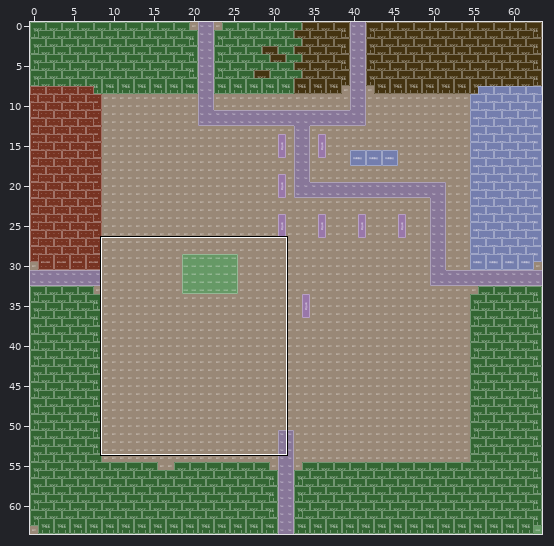
Tiled map, stored at maps/2.tmx. The first picture is a wide view before the edit; the outline marks the close-up.
Close-up. First the earlier version:
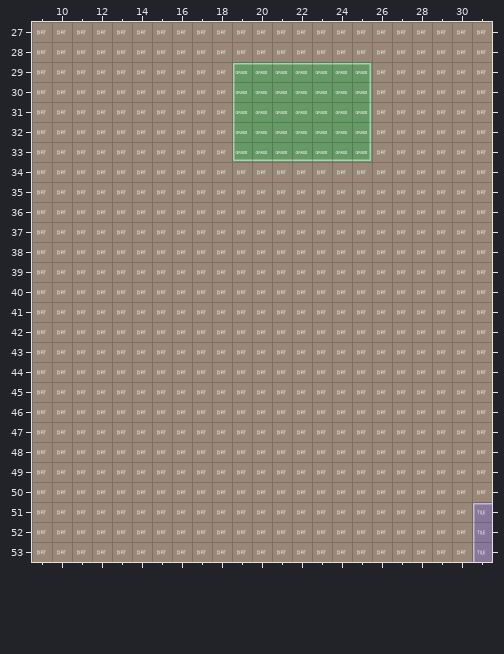
Cells are 64x64 px. Shown: x 9..31, y 27..53. The commit also changed other parts of the map, which this record leaves out.
After:
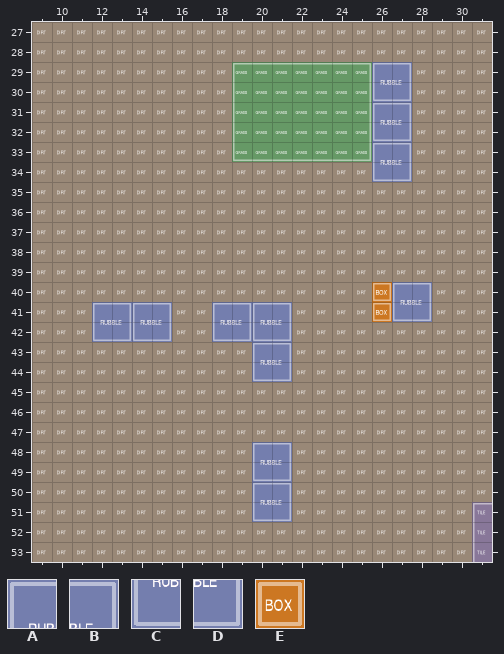
Key: from "object_tileset": A 20, B 21, C 28, D 29, E 56.
_ is an empty cell.
The exact change:
Layer "static objects":
Tile A is added in row 29 at x 26; in row 31 at x 26; in row 33 at x 26; in row 40 at x 27; in row 41 at x 12, 14, 18 and 20; in row 43 at x 20.
Tile A is added in row 48 at x 20; in row 50 at x 20.
Tile B is added in row 29 at x 27; in row 31 at x 27; in row 33 at x 27; in row 40 at x 28; in row 41 at x 13, 15, 19 and 21; in row 43 at x 21.
Tile B is added in row 48 at x 21; in row 50 at x 21.
Tile C is added in row 30 at x 26; in row 32 at x 26; in row 34 at x 26; in row 41 at x 27; in row 42 at x 12, 14, 18 and 20; in row 44 at x 20.
Tile C is added in row 49 at x 20; in row 51 at x 20.
Tile D is added in row 30 at x 27; in row 32 at x 27; in row 34 at x 27; in row 41 at x 28; in row 42 at x 13, 15, 19 and 21; in row 44 at x 21.
Tile D is added in row 49 at x 21; in row 51 at x 21.
Tile E is added in rows 40 to 41 at x 26.
